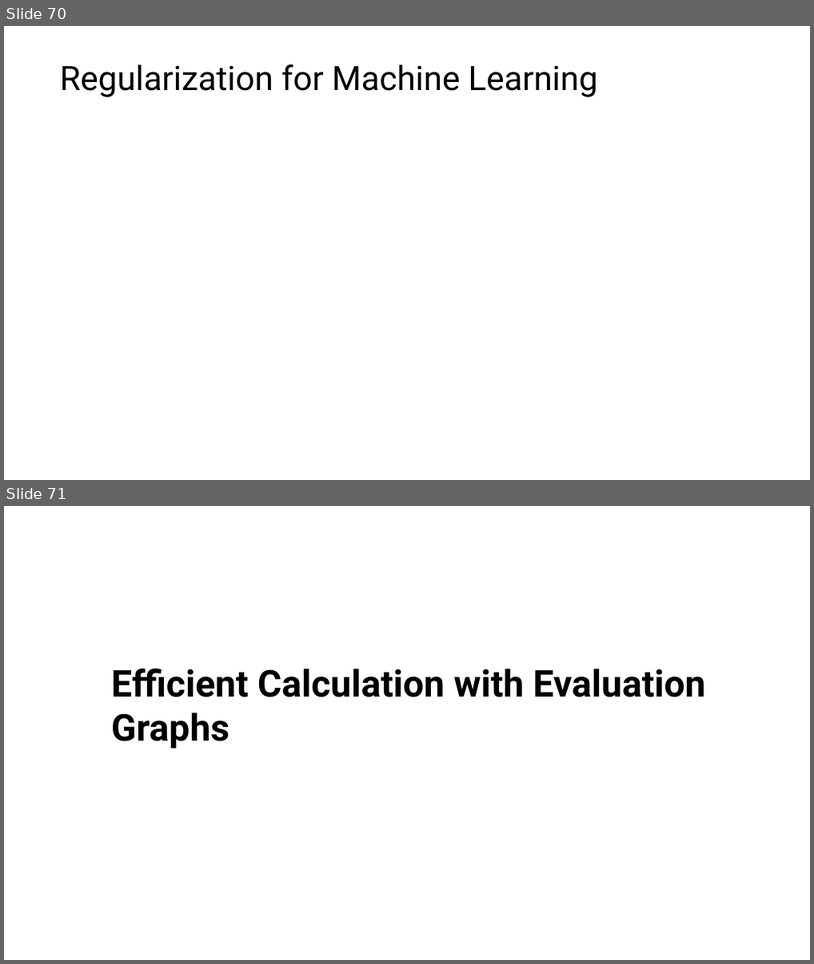
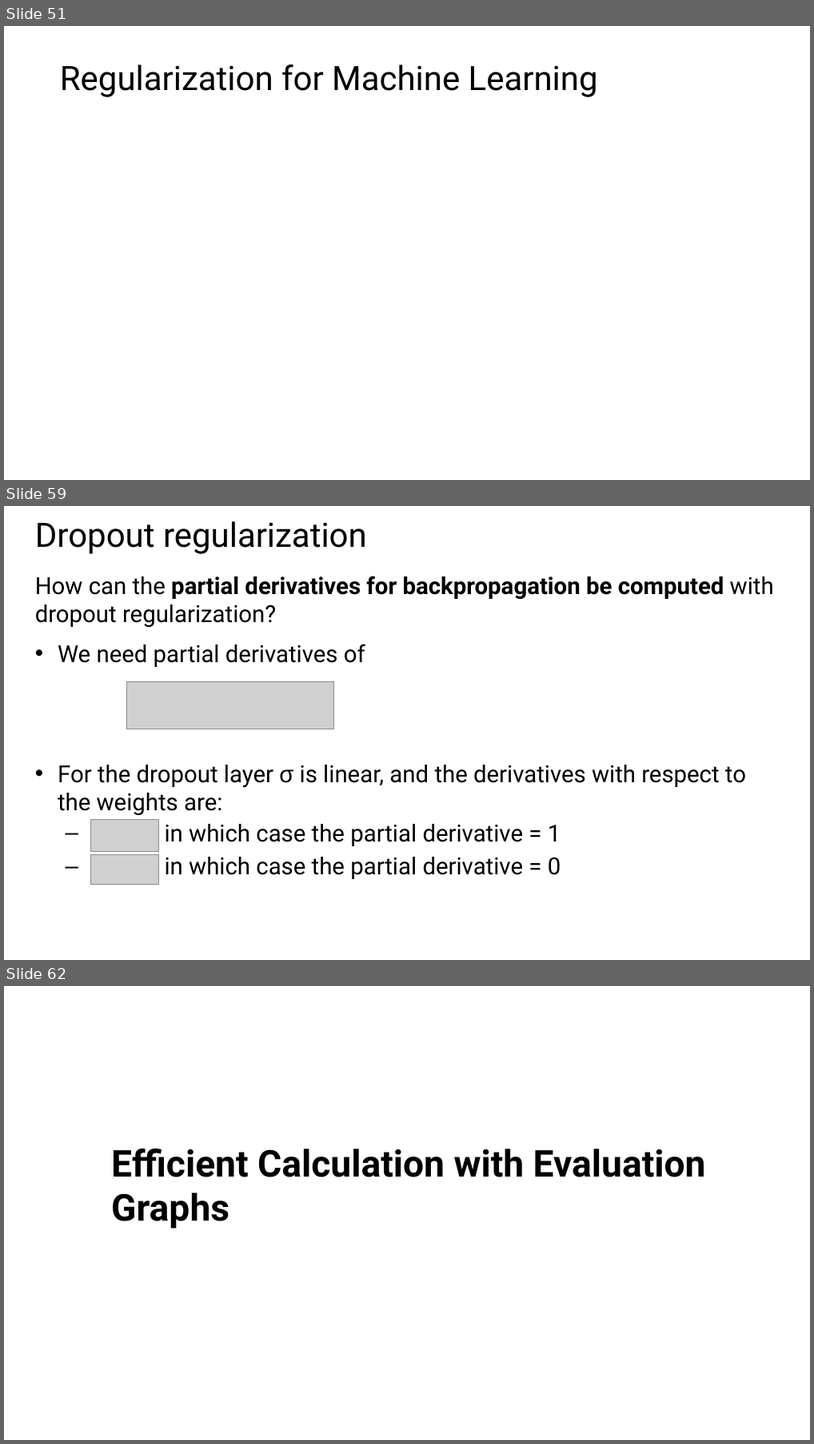
Before and after one commit to StephenElston/CSCI-E25, a slide deck: Slides/5_BuildingBlocksOfDeepLearning.pptx. Shown one above the other, each under a label of ours: slides 70 and 71 before the commit, slides 51, 59 and 62 after it; the slides between them are not shown. The pictures are 814x964 and 814x1444 pixels, drawn with LibreOffice and Linux fonts; fonts in the diff are those of the drawing; grey boxes stand for pictures. Boxes give left, top, right and bottom in pixels: in the first picture for what was removed or moved away, otherwise in the second. Text is boxed around its words. In the diff, an @@ line names an element or a change of style, - is before the commit and + after.

```diff
--- a/Slides/5_BuildingBlocksOfDeepLearning.pptx
+++ b/Slides/5_BuildingBlocksOfDeepLearning.pptx
@@ slide 59 added at <box>4,506,810,960</box>, background #FFFFFF @@
@@ title added at <box>35,521,367,554</box>, 40 pt, text #000000 @@
+Dropout regularization
@@ text added at <box>35,576,774,879</box>, 28 pt, text #000000 @@
+How can the partial derivatives for backpropagation be computed with dropout regularization?
+• We need partial derivatives of
+• For the dropout layer σ is linear, and the derivatives with respect to the weights are:
+  – , in which case the partial derivative = 1
+  – , in which case the partial derivative = 0
@@ picture added at <box>127,681,334,728</box> @@
@@ picture added at <box>91,820,159,852</box> @@
@@ picture added at <box>91,855,159,884</box> @@
@@ what was slide 70 is now slide 51 @@
@@ what was slide 71 is now slide 62 @@
```
Also in this commit, not shown: 1 slide changed, 10 other slides added, 20 slides removed.
